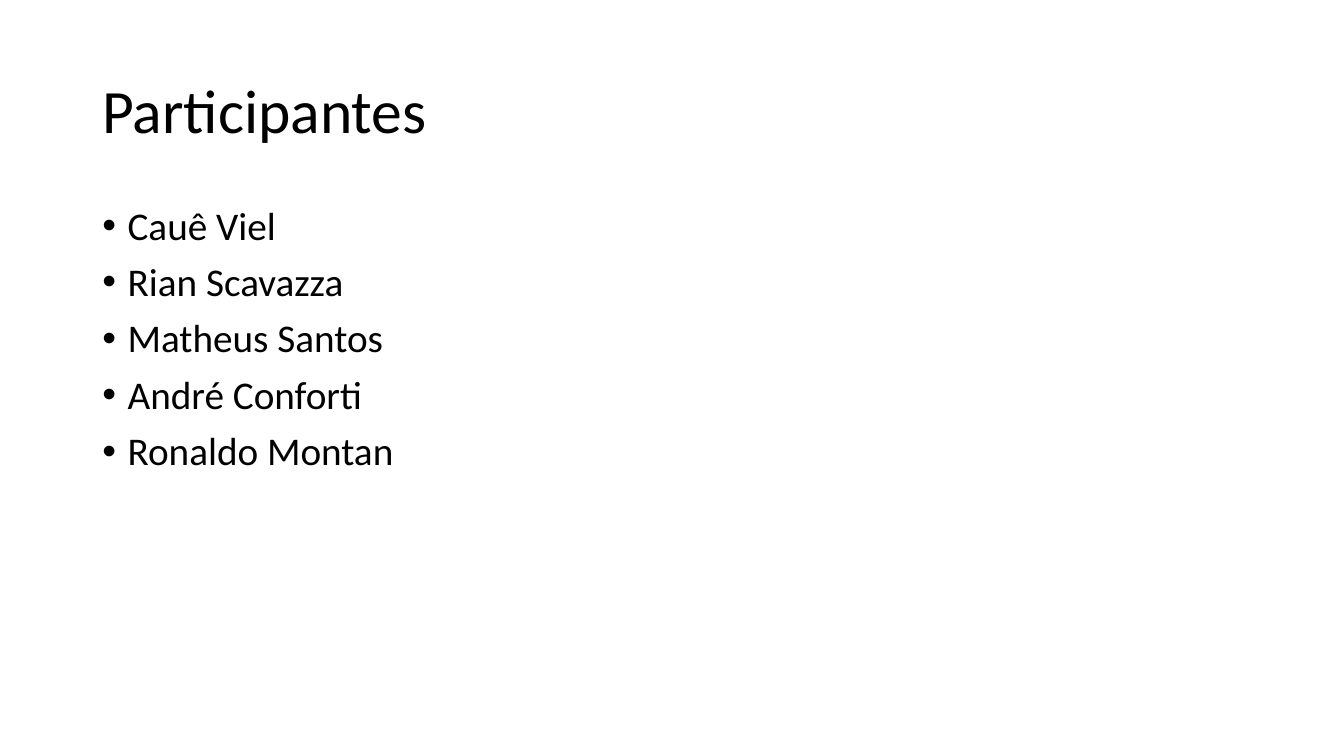
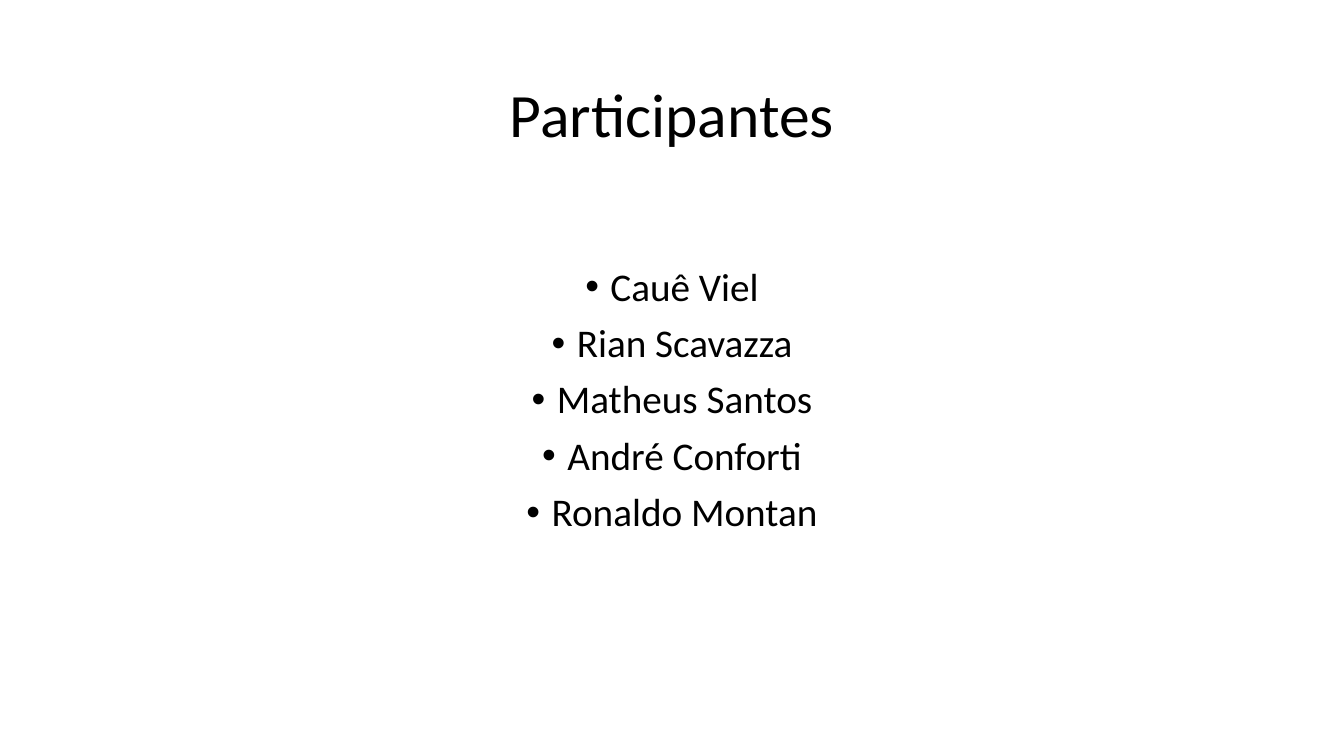
Before and after one commit to AndreConforti/Napp_Academy, a slide deck: slide 2 of Primeira Turma de SQL/Sprint 4/NappAcademy.pptx. Drawn at 1344x756 pixels with LibreOffice and Linux fonts; fonts in the diff are those of the drawing. Boxes give left, top, right and bottom in pixels: in the first picture for what was removed or moved away, otherwise in the second. Text is boxed around its words. In the diff, an @@ line names an element or a change of style, - is before the commit and + after.

```diff
--- a/Primeira Turma de SQL/Sprint 4/NappAcademy.pptx
+++ b/Primeira Turma de SQL/Sprint 4/NappAcademy.pptx
@@ title "Participantes" at <box>510,94,834,147</box>: alignment left to centre @@
@@ text "Cauê Viel" at <box>552,273,817,527</box>: alignment left to centre @@
```
Also in this commit, not shown: 17 other files.
